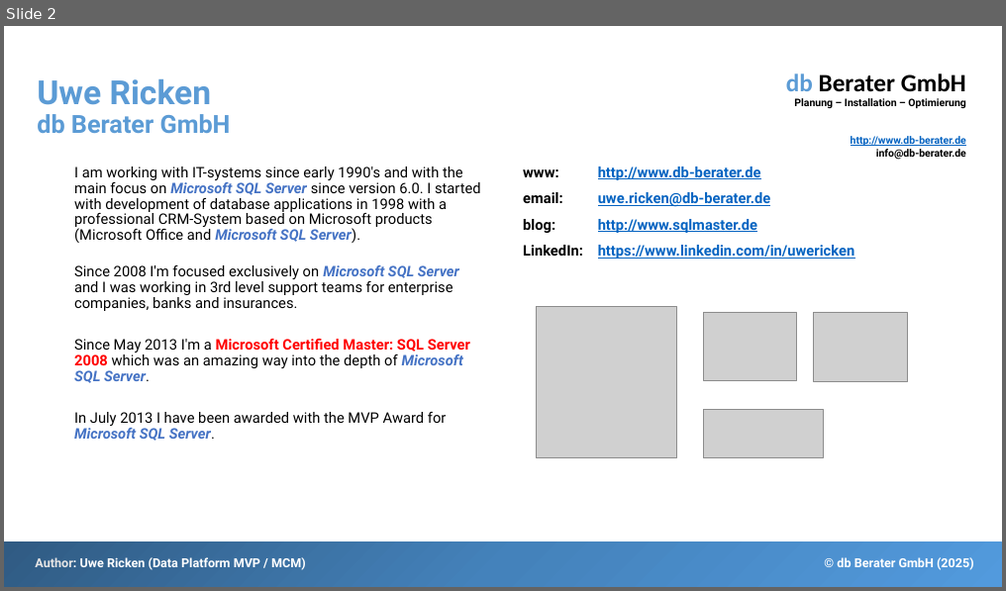
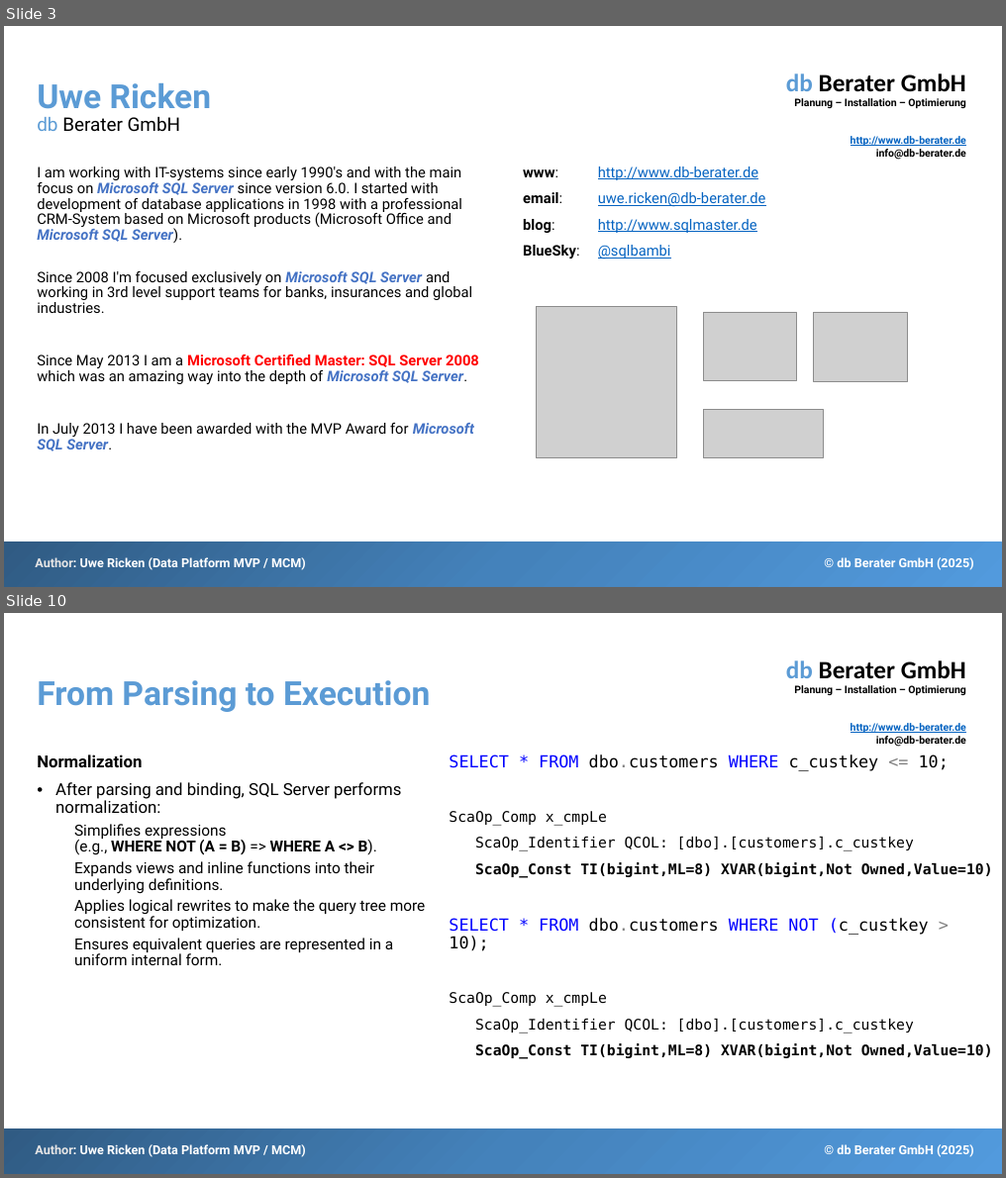
Before and after one commit to db-berater/Debunk-Myths-about-CTE, a slide deck: 01 - Documents and Preparation/Debunk Myths About CTE.pptx. Shown one above the other, each under a label of ours: slide 2 before the commit, slides 3 and 10 after it; the slides between them are not shown. The pictures are 1006x591 and 1006x1178 pixels, drawn with LibreOffice and Linux fonts; fonts in the diff are those of the drawing; grey boxes stand for pictures. Boxes give left, top, right and bottom in pixels: in the first picture for what was removed or moved away, otherwise in the second. Text is boxed around its words. In the diff, an @@ line names an element or a change of style, - is before the commit and + after.

```diff
--- a/01 - Documents and Preparation/Debunk Myths About CTE.pptx
+++ b/01 - Documents and Preparation/Debunk Myths About CTE.pptx
@@ slide 10 added at bbox=[4, 613, 1002, 1174], background #FFFFFF; not listed: 4 template elements that a slide beside it also shows @@
@@ title added at bbox=[37, 680, 430, 712], 32 pt, text #5B9BD5, bold @@
+From Parsing to Execution
@@ text added at bbox=[37, 755, 426, 965], 14.7 pt, text #000000 @@
+Normalization
+• After parsing and binding, SQL Server performs normalization:
+  Simplifies expressions
+  (e.g., WHERE NOT (A = B) => WHERE A <> B).
+  Expands views and inline functions into their underlying definitions.
+  Applies logical rewrites to make the query tree more consistent for optimization.
+  Ensures equivalent queries are represented in a uniform internal form.
@@ text added at bbox=[449, 755, 993, 1059], 14 pt, text #000000 @@
+SELECT * FROM dbo.customers WHERE c_custkey <= 10;
+ScaOp_Comp x_cmpLe
+ScaOp_Identifier QCOL: [dbo].[customers].c_custkey
+ScaOp_Const TI(bigint,ML=8) XVAR(bigint,Not Owned,Value=10)
+SELECT * FROM dbo.customers WHERE NOT (c_custkey > 10);
+ScaOp_Comp x_cmpLe
+ScaOp_Identifier QCOL: [dbo].[customers].c_custkey
+ScaOp_Const TI(bigint,ML=8) XVAR(bigint,Not Owned,Value=10)
@@ what was slide 2 is now slide 3 @@
@@ slide 3 changed as well @@
@@ title "Uwe Ricken db Berater GmbH" at bbox=[37, 83, 211, 132]: size 24 to 18 pt, bold off in "db Berater GmbH"; text colour #5B9BD5 to #000000 in "Berater GmbH" @@
@@ text at bbox=[37, 167, 474, 452]: list level 2 to 1 in "I am working with IT-systems ..."; list level 2 to 1 in "In July 2013 I have ..." @@
@@ text at bbox=[523, 167, 766, 233]: bold off in "www: http://www.db-berater.de", "email: uwe.ricken@db-berater.de", "blog: http://www.sqlmaster.de" @@
@@ text at bbox=[523, 245, 671, 260]: text changed; bold off @@
-LinkedIn: https://www.linkedin.com/in/uwericken
+BlueSky: @sqlbambi
@@ text at bbox=[37, 272, 479, 384]: text changed @@
-  Since 2008 I'm focused exclusively on Microsoft SQL Server and I was working in 3rd level support teams for enterprise companies, banks and insurances.
-  Since May 2013 I'm a Microsoft Certified Master: SQL Server 2008 which was an amazing way into the depth of Microsoft SQL Server.
+Since 2008 I'm focused exclusively on Microsoft SQL Server and working in 3rd level support teams for banks, insurances and global industries.
+Since May 2013 I am a Microsoft Certified Master: SQL Server 2008 which was an amazing way into the depth of Microsoft SQL Server.
```
Also in this commit, not shown: 1 other slide changed, 22 other slides added, 16 other files.
